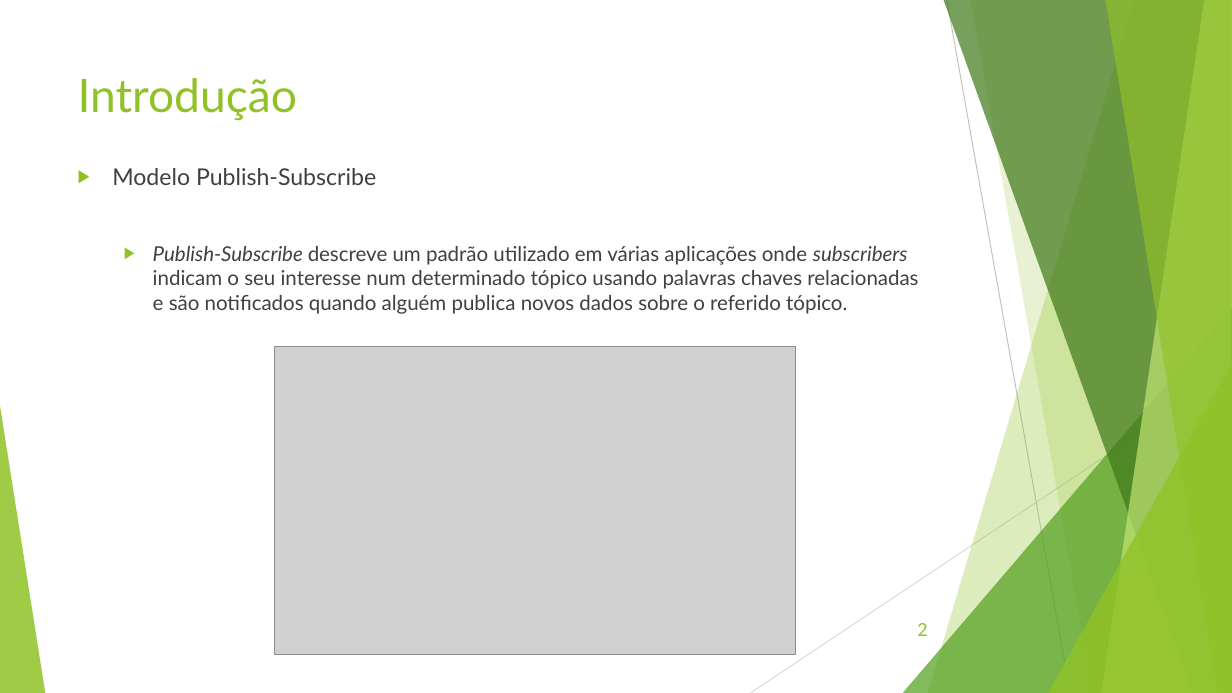
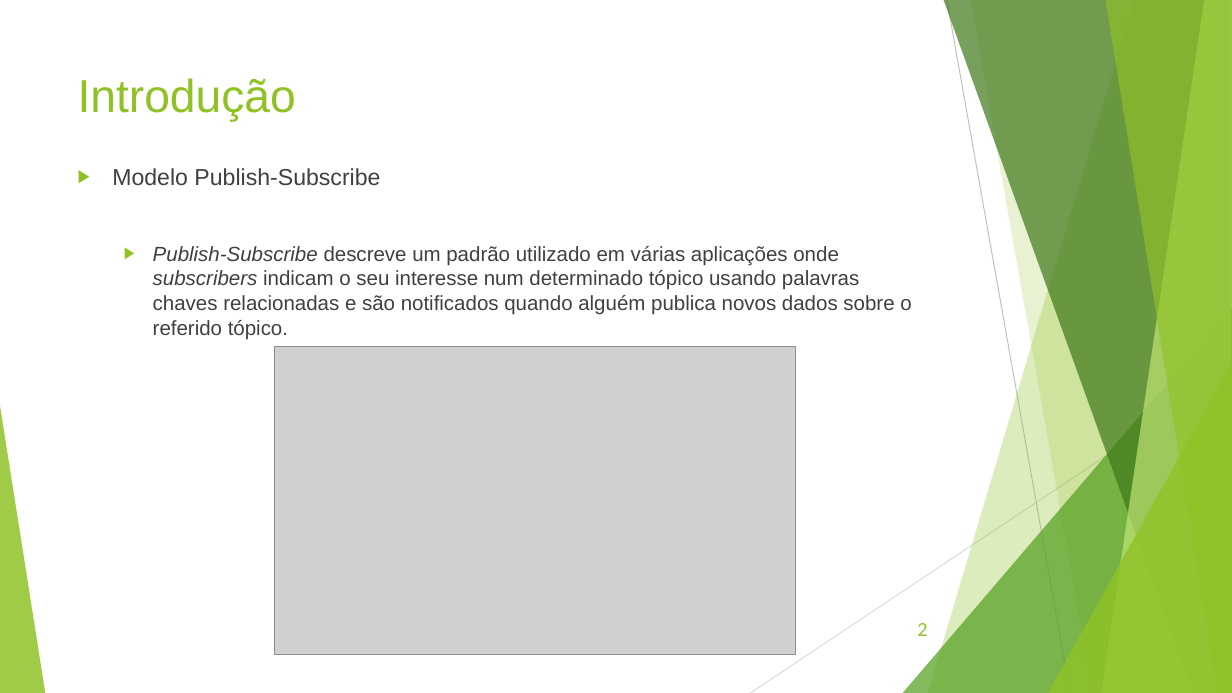
Before and after one commit to Klaysb/sd_1718v, a slide deck: slide 2 of 2º Trabalho/Apresentação.pptx. Drawn at 1232x693 pixels with LibreOffice and Linux fonts; fonts in the diff are those of the drawing; grey boxes stand for pictures. Boxes give left, top, right and bottom in pixels: in the first picture for what was removed or moved away, otherwise in the second. Text is boxed around its words. In the diff, an @@ line names an element or a change of style, - is before the commit and + after.

```diff
--- a/2º Trabalho/Apresentação.pptx
+++ b/2º Trabalho/Apresentação.pptx
@@ title "Introdução" at box(78, 78, 296, 122): font Lato to Arial @@
@@ text "Modelo Publish-Subscribe" at box(112, 168, 911, 340): font Lato to Arial @@
```
Also in this commit, not shown: 5 other slides changed, 4 other files.
